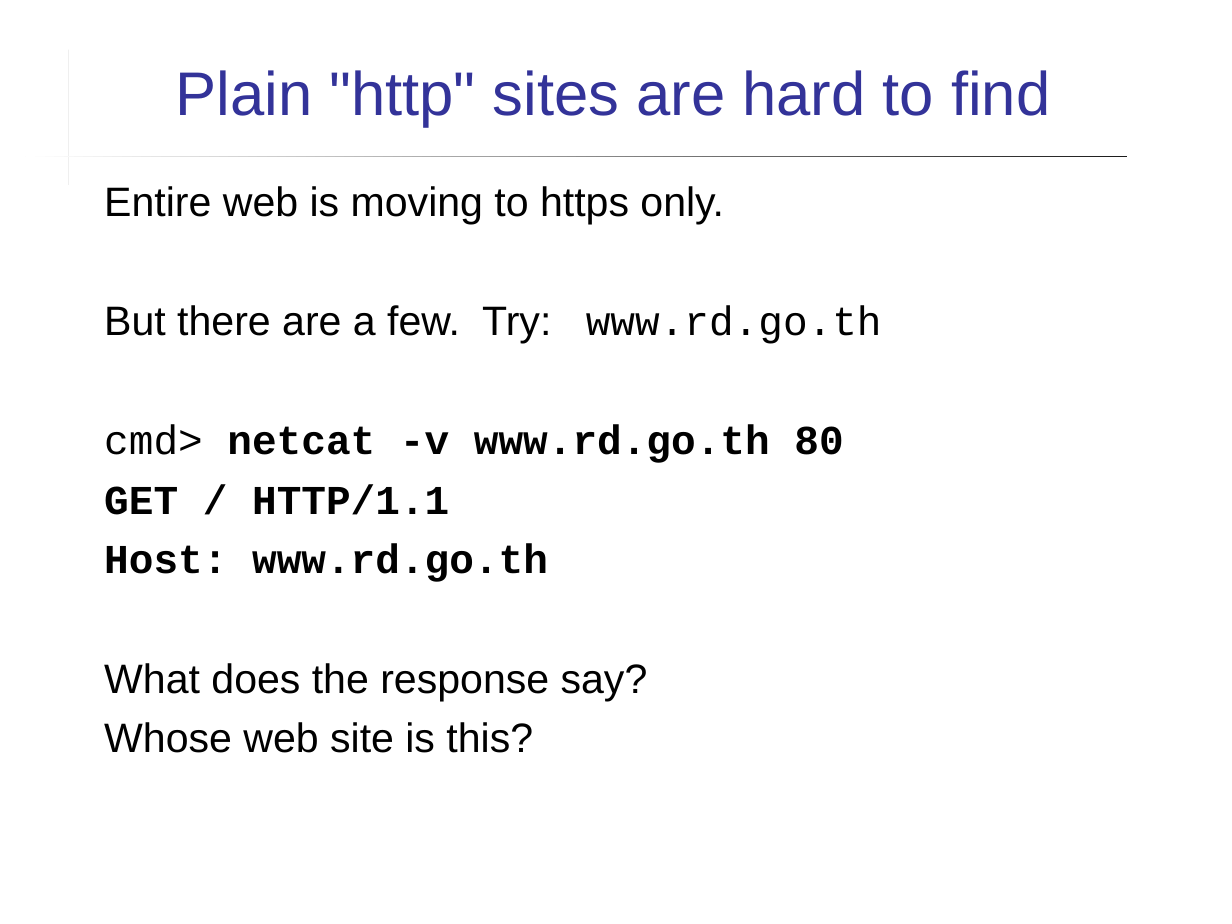
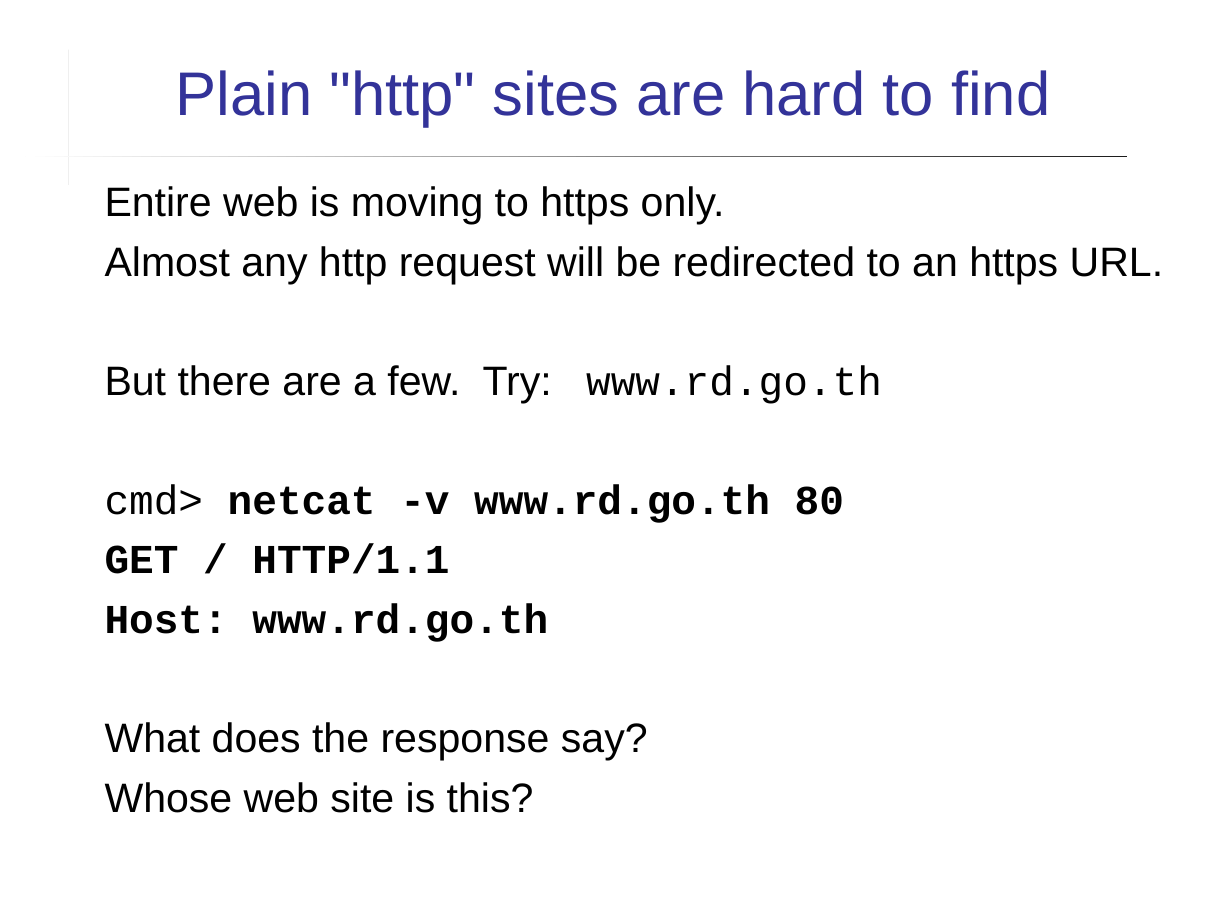
Before and after one commit to cpske/ISP, a slide deck: slide 12 of web/HTTP-in-Action.ppt. Drawn at 1232x924 pixels with LibreOffice and Linux fonts; fonts in the diff are those of the drawing. Boxes give left, top, right and bottom in pixels: in the first picture for what was removed or moved away, otherwise in the second. Text is boxed around its words. In the diff, an @@ line names an element or a change of style, - is before the commit and + after.

```diff
--- a/web/HTTP-in-Action.ppt
+++ b/web/HTTP-in-Action.ppt
@@ text at (x1=105, y1=246, x2=1164, y2=284): paragraph added @@
+Almost any http request will be redirected to an https URL.
```
Also in this commit, not shown: 13 other slides changed, 6 other files.
